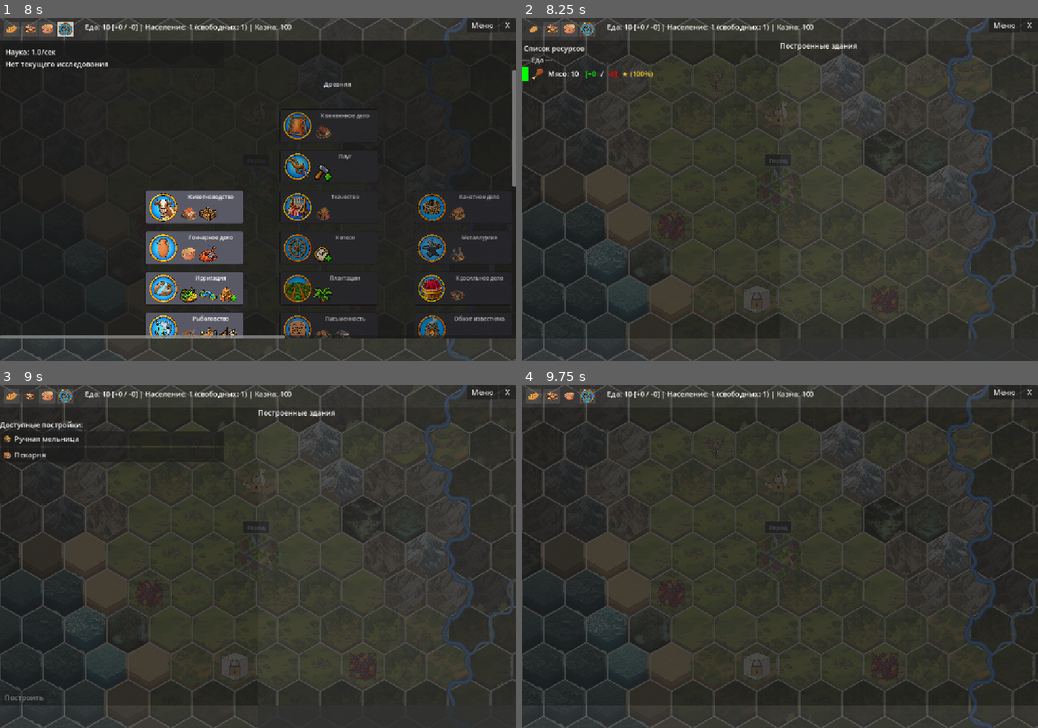
Above: before the commit, frames 1-4 (two rows, left to right).
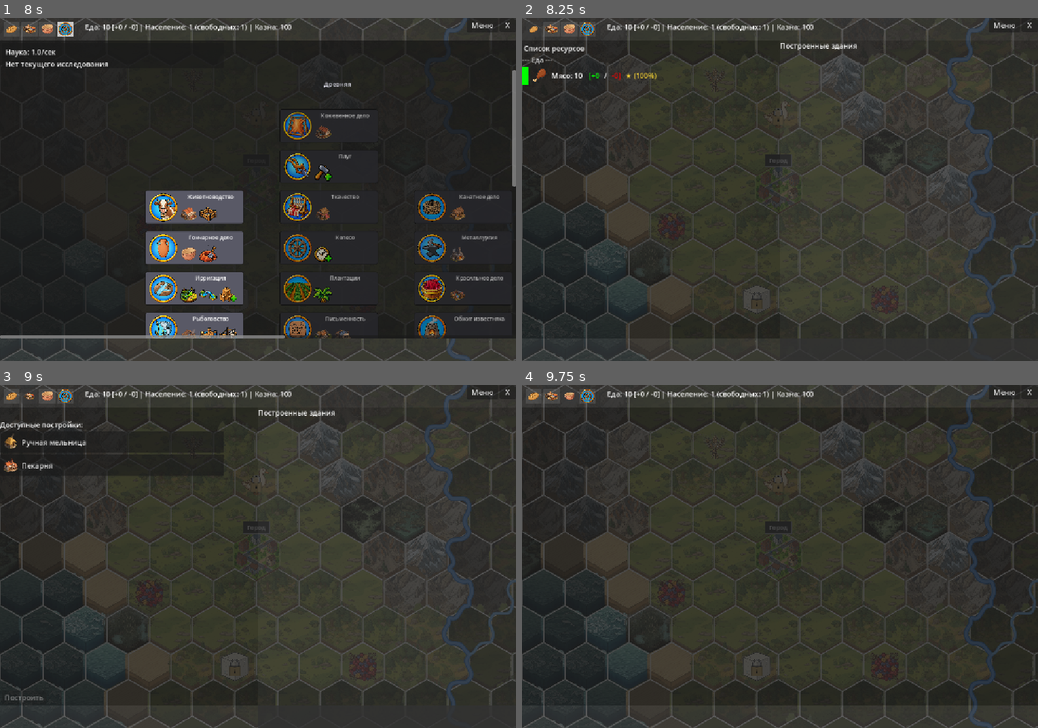
Above: after the commit, the same moments.

Repository: Night-Pryanik/The-City
Game: Godot game, scene res://scenes/main_menu.tscn
The game is run twice, just before and just after one commit, with the same random seed, the same clock (stepped at 60 frames per second) and the same inputs.
Inputs (mouse positions are in pixels of both pictures, inside the frame that each line leads up to):
- Up to frame 1 (8 s): click "Новая игра" at 0.5 s; click "Новая игра" at 1.25 s; click "Настройки" at 2 s; click (314, 179) at 2.75 s; click "Назад" at 3.5 s; click "Настройки" at 4.25 s; click "Назад" at 5 s; click "Новая игра" at 5.75 s; click "Ок" at 6.5 s; click (10, 45) at 7.25 s
- Up to frame 2 (8.25 s): click (532, 28) at 8 s
- Up to frame 3 (9 s): click (30, 395) at 8.75 s
- Up to frame 4 (9.75 s): click (568, 395) at 9.5 s

Frame 1 is identical in both runs. In frame 2, 0.3% of the frame differs, in the area x 0-27%, y 14-20%; in frame 3, 0.6%, in the area x 0-44%, y 14-27%; in frame 4, nothing differs.

Commit message:
Увеличены иконки на вкладках Ресурсы и Здания

Diff:
--- a/scripts/buildings_tab.gd
+++ b/scripts/buildings_tab.gd
@@ -128,7 +128,7 @@
         if building_icon:
             item_btn.icon = building_icon
             item_btn.icon_alignment = HORIZONTAL_ALIGNMENT_LEFT
-            item_btn.add_theme_constant_override("icon_max_width", 24)
+            item_btn.add_theme_constant_override("icon_max_width", 40)
         item_btn.pressed.connect(_on_building_list_pressed.bind(bld["id"]))
         item_btn.mouse_entered.connect(_on_building_hovered.bind(bld["id"]))
         item_btn.mouse_exited.connect(_on_building_unhovered.bind(bld["id"]))
@@ -236,7 +236,7 @@
         if building_icon:
             item_btn.icon = building_icon
             item_btn.icon_alignment = HORIZONTAL_ALIGNMENT_LEFT
-            item_btn.add_theme_constant_override("icon_max_width", 24)
+            item_btn.add_theme_constant_override("icon_max_width", 40)
 
         item_btn.pressed.connect(_on_building_slots_pressed.bind(g["id"]))
 
--- a/scripts/resources_tab.gd
+++ b/scripts/resources_tab.gd
@@ -229,7 +229,7 @@
                     if tex:
                         var icon_rect = TextureRect.new()
                         icon_rect.texture = tex
-                        icon_rect.custom_minimum_size = Vector2(32, 32)
+                        icon_rect.custom_minimum_size = Vector2(40, 40)
                         icon_rect.expand_mode = TextureRect.EXPAND_IGNORE_SIZE
                         icon_rect.stretch_mode = TextureRect.STRETCH_SCALE
                         icon_rect.mouse_filter = Control.MOUSE_FILTER_PASS
@@ -327,7 +327,7 @@
                 if tex:
                     var icon_rect = TextureRect.new()
                     icon_rect.texture = tex
-                    icon_rect.custom_minimum_size = Vector2(32, 32)
+                    icon_rect.custom_minimum_size = Vector2(40, 40)
                     icon_rect.expand_mode = TextureRect.EXPAND_IGNORE_SIZE
                     icon_rect.stretch_mode = TextureRect.STRETCH_SCALE
                     row.add_child(icon_rect)
